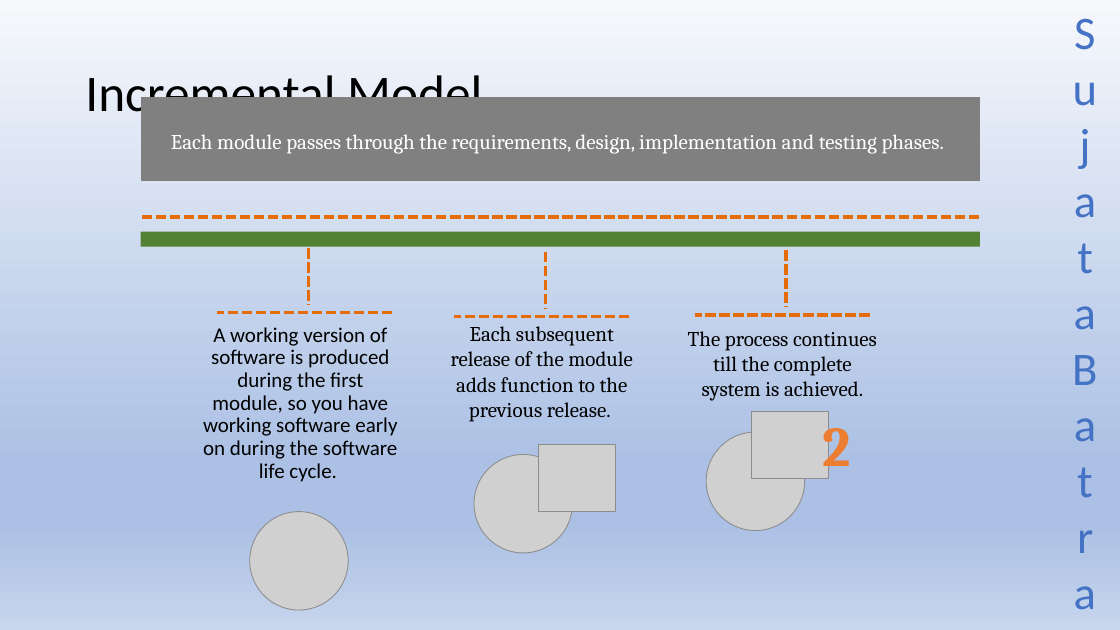
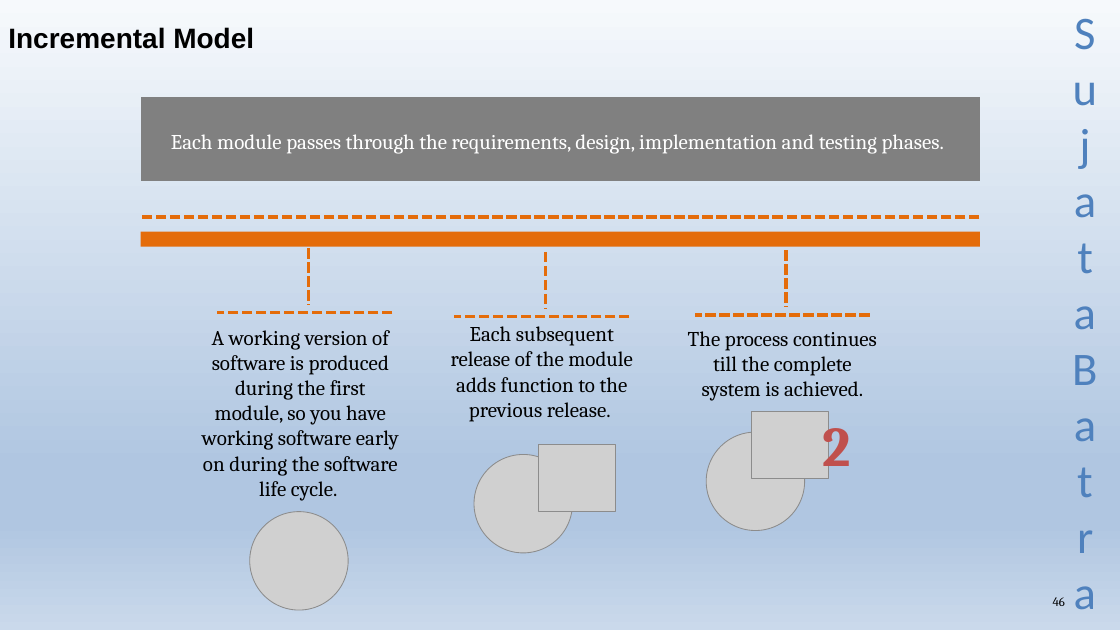
Before and after one commit to Sujatabatra/SapientNov2021QABatch, a slide deck: slide 46 of QA/QA Study Material.pptx. Drawn at 1120x630 pixels with LibreOffice and Linux fonts; fonts in the diff are those of the drawing; grey boxes stand for pictures. Boxes give left, top, right and bottom in pixels: in the first picture for what was removed or moved away, otherwise in the second. Text is boxed around its words. In the diff, an @@ line names an element or a change of style, - is before the commit and + after.

```diff
--- a/QA/QA Study Material.pptx
+++ b/QA/QA Study Material.pptx
@@ background gradient #F6F8FC to #ABC0E4 to #C7D5ED to gradient #F6F9FC to #B0C6E1 to #CAD9EB @@
@@ title "Incremental Model": place and size @@
-title "Incremental Model" at [85, 68, 482, 123]
+title "Incremental Model" at [8, 27, 254, 49]
@@ title "Incremental Model" at [8, 27, 254, 49]: size 44 to 24 pt, font Calibri to Arial, bold on; line spacing 0.9 to 1 @@
@@ text "Sujata Batra" at [1062, 0, 1109, 629]: text colour #4472C4 to #4F81BD @@
@@ rectangle at [140, 232, 980, 247]: fill #548235 to #E46C0A @@
@@ text "A working version of software ..." at [202, 330, 399, 501]: font Calibri to Cambria; line spacing 0.9 to 1; less space between paragraphs @@
@@ text "2" at [822, 415, 850, 479]: text colour #ED7D31 to #C0504D @@
@@ page number added at [1053, 597, 1065, 606], 11 pt, text #000000 @@
+46
```
Also in this commit, not shown: 102 other slides changed, 20 slides added.
